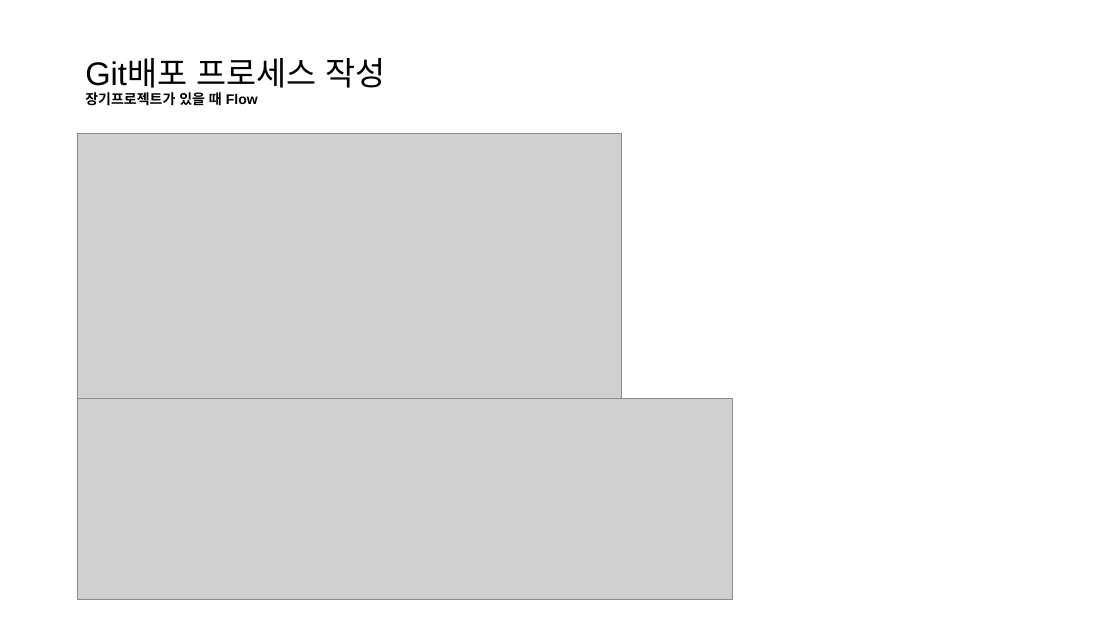
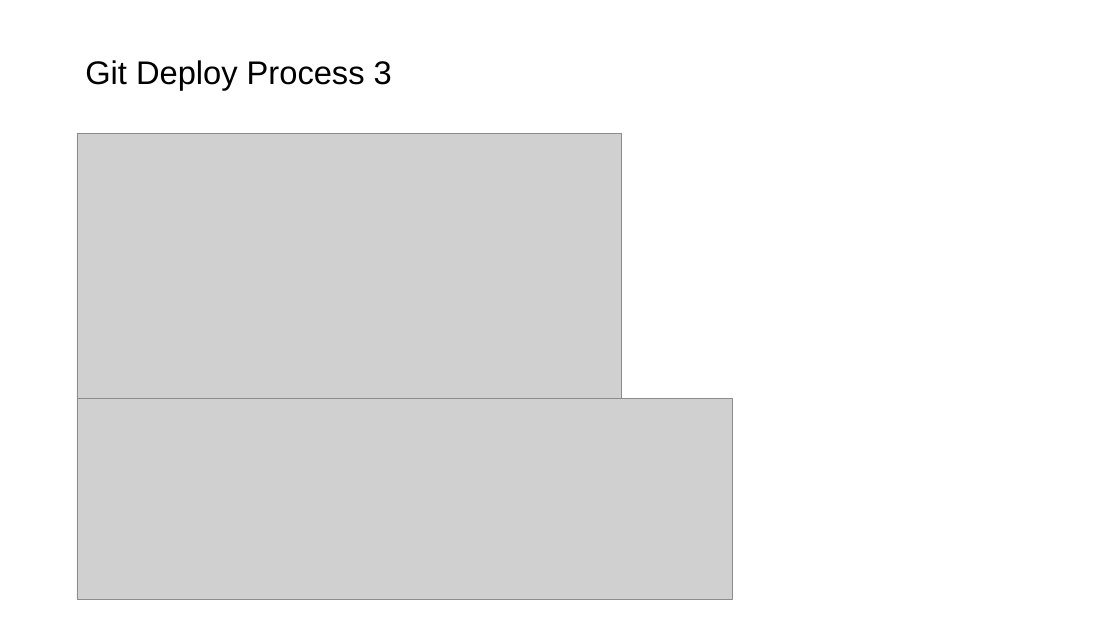
Before and after one commit to msjo49/msjo, a slide deck: slide 19 of portfolio.pptx. Drawn at 1120x630 pixels with LibreOffice and Linux fonts; fonts in the diff are those of the drawing; grey boxes stand for pictures. Boxes give left, top, right and bottom in pixels: in the first picture for what was removed or moved away, otherwise in the second. Text is boxed around its words. In the diff, an @@ line names an element or a change of style, - is before the commit and + after.

```diff
--- a/portfolio.pptx
+++ b/portfolio.pptx
@@ title at (85,60,392,90): text changed; size 12 to 28 pt; bold off @@
-Git배포 프로세스 작성
-장기프로젝트가 있을 때 Flow
+Git Deploy Process 3
```
Also in this commit, not shown: 19 other slides changed.
